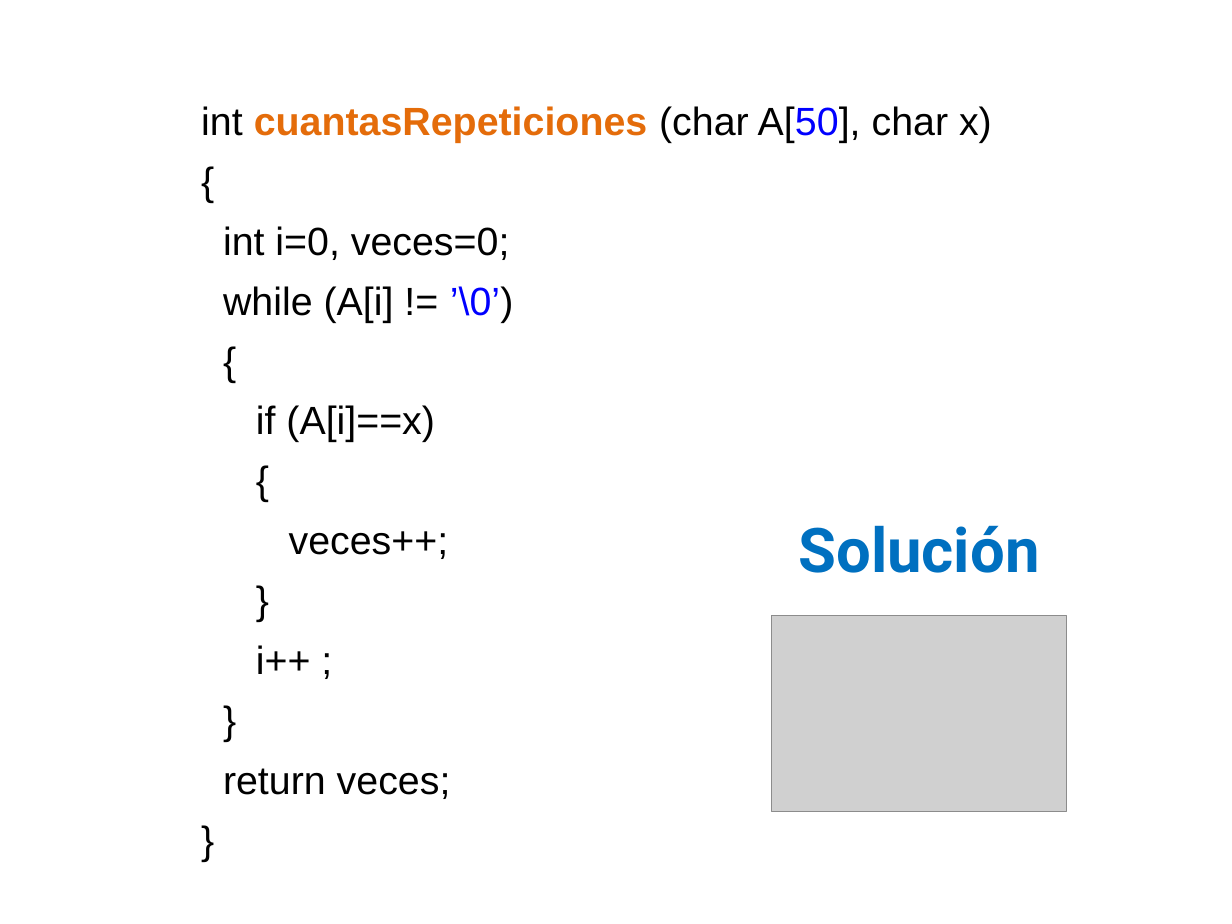
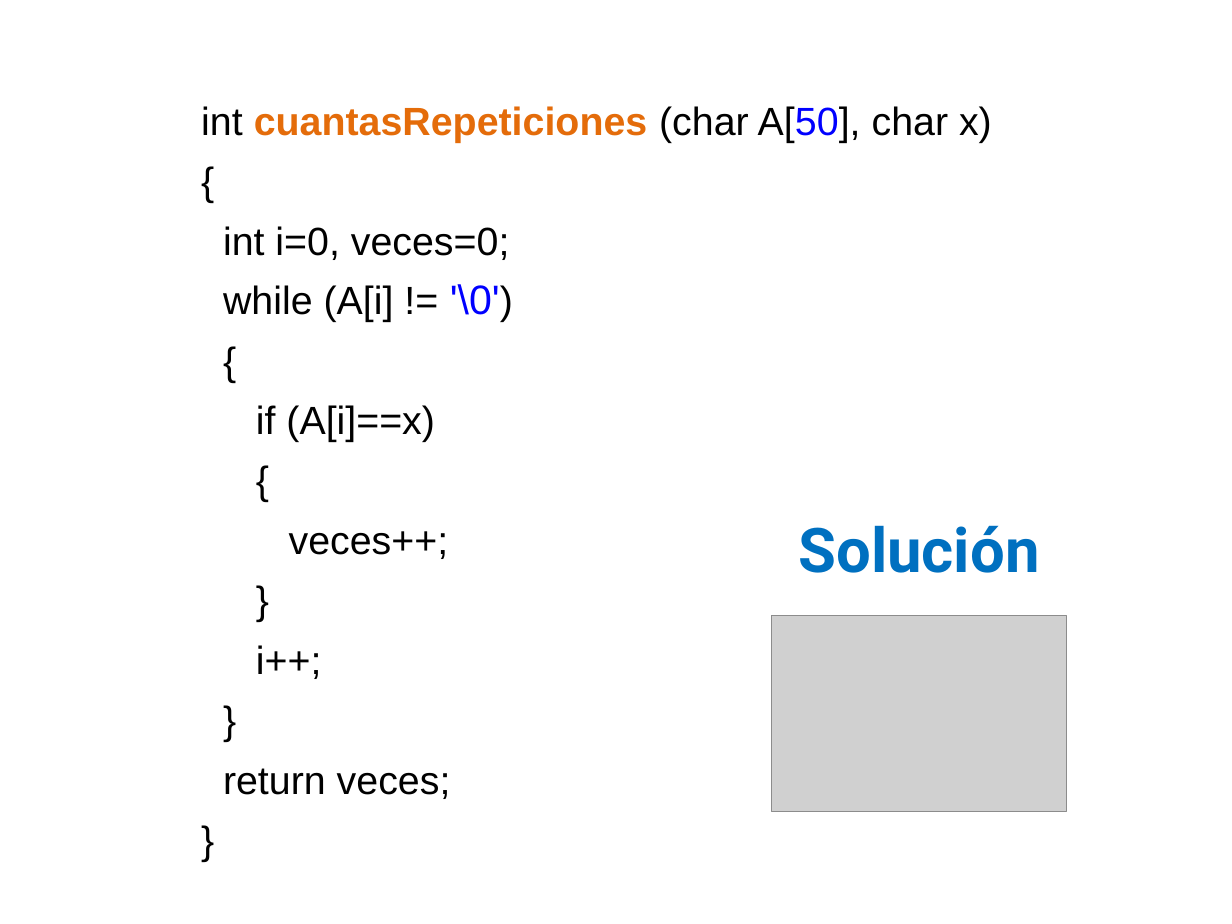
Before and after one commit to lizetheP/SolucionProblemas, a slide deck: slide 19 of CalendarioAgo20/Presentaciones/12_Cadenas.pptx. Drawn at 1232x924 pixels with LibreOffice and Linux fonts; fonts in the diff are those of the drawing; grey boxes stand for pictures. Boxes give left, top, right and bottom in pixels: in the first picture for what was removed or moved away, otherwise in the second. Text is boxed around its words. In the diff, an @@ line names an element or a change of style, - is before the commit and + after.

```diff
--- a/CalendarioAgo20/Presentaciones/12_Cadenas.pptx
+++ b/CalendarioAgo20/Presentaciones/12_Cadenas.pptx
@@ text at bbox=[223, 284, 513, 322]: text changed @@
-while (A[i] != ’\0’)
+while (A[i] != '\0')
@@ text at bbox=[256, 645, 322, 679]: spaces changed @@
-i++ ;
+i++;
```
Also in this commit, not shown: 10 other slides changed, 3 other files.
